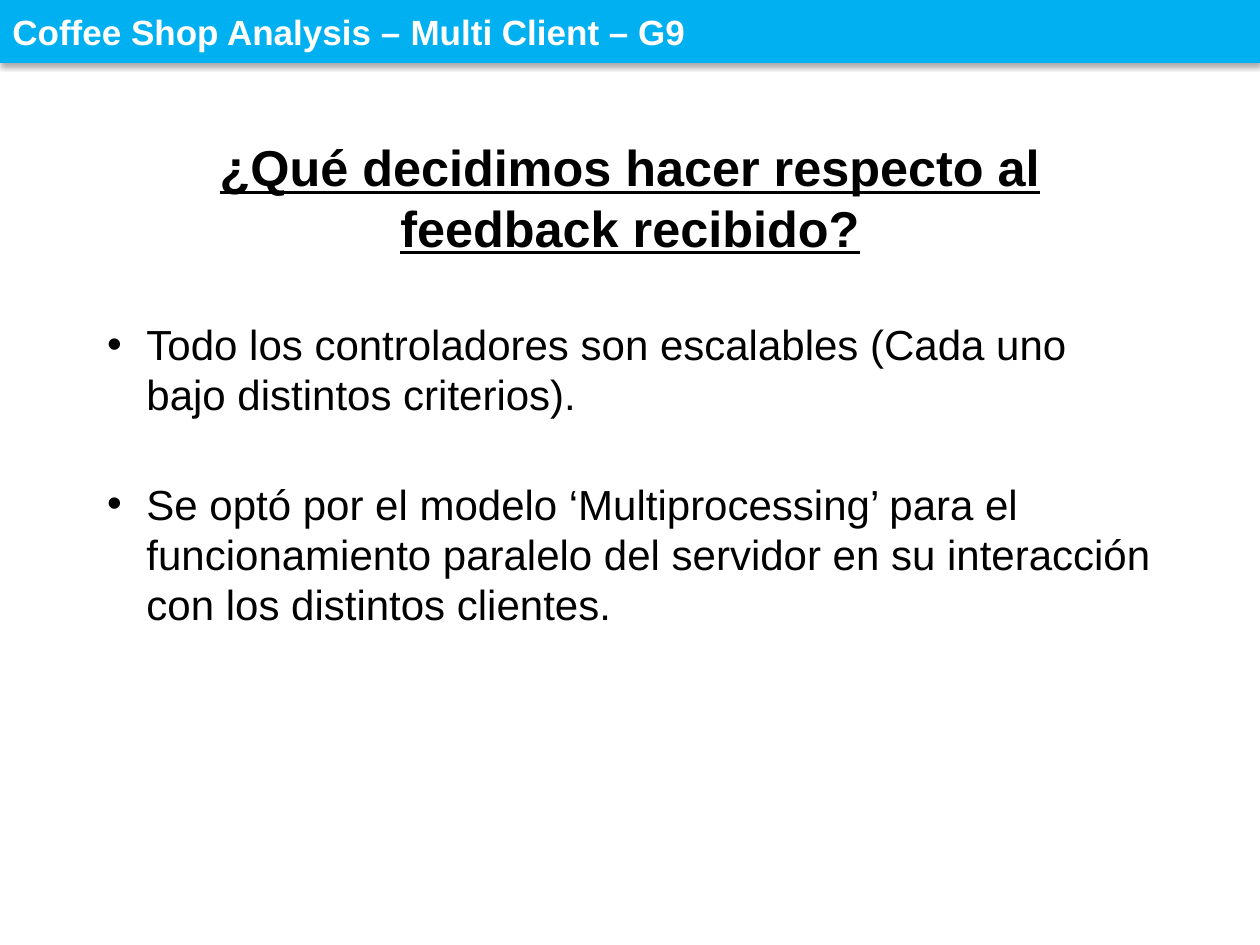
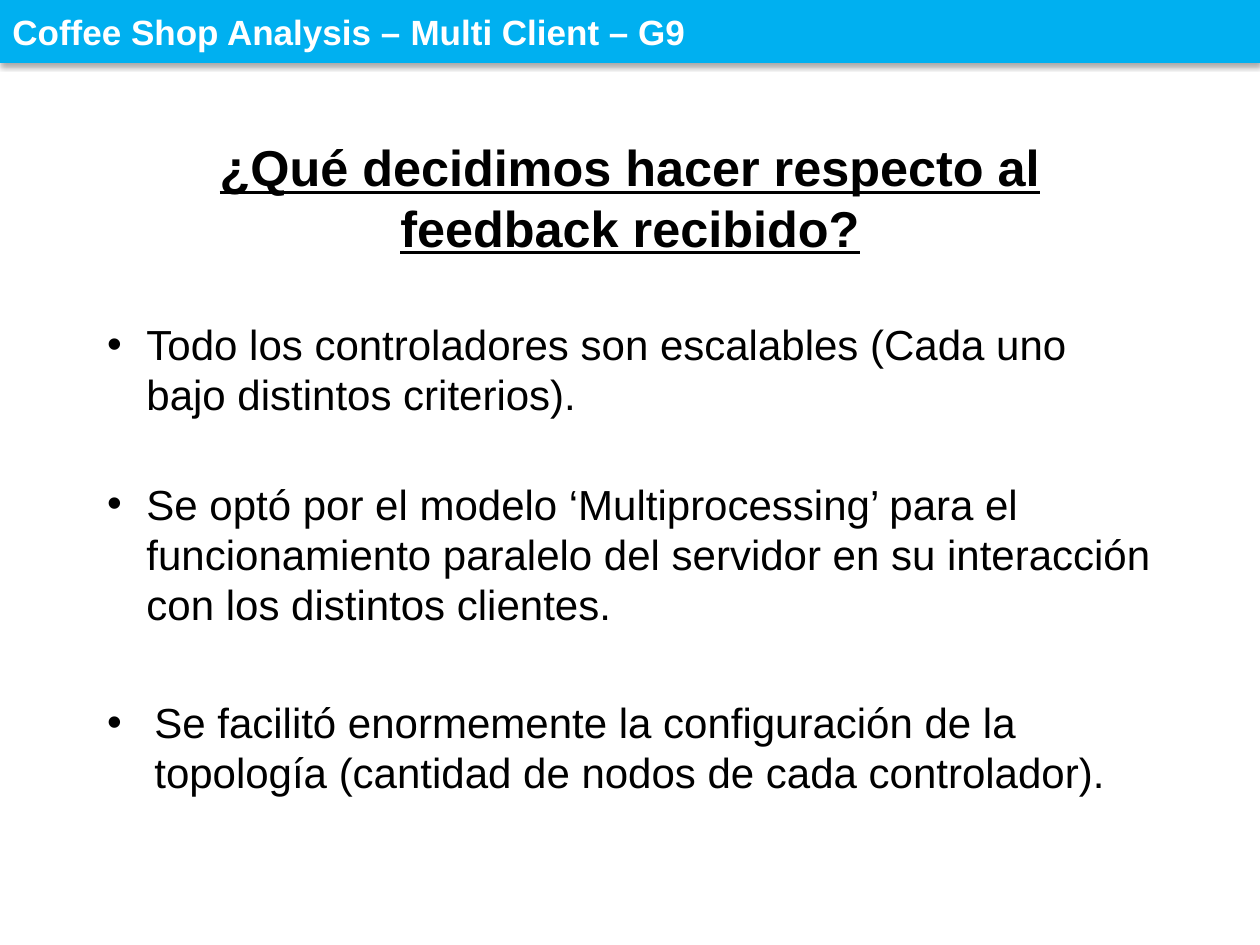
Before and after one commit to fiuba-distribuidos-grupo9/Documentacion, a slide deck: slide 2 of Presentación - Multi Client.pptx. Drawn at 1260x945 pixels with LibreOffice and Linux fonts; fonts in the diff are those of the drawing; background and template pictures are left out. Boxes give left, top, right and bottom in pixels: in the first picture for what was removed or moved away, otherwise in the second. Text is boxed around its words. In the diff, an @@ line names an element or a change of style, - is before the commit and + after.

```diff
--- a/Presentación - Multi Client.pptx
+++ b/Presentación - Multi Client.pptx
@@ subtitle at (154, 707, 1105, 797): paragraph added @@
+• Se facilitó enormemente la configuración de la topología (cantidad de nodos de cada controlador).
```
Also in this commit, not shown: 2 other slides changed, 28 other files.
